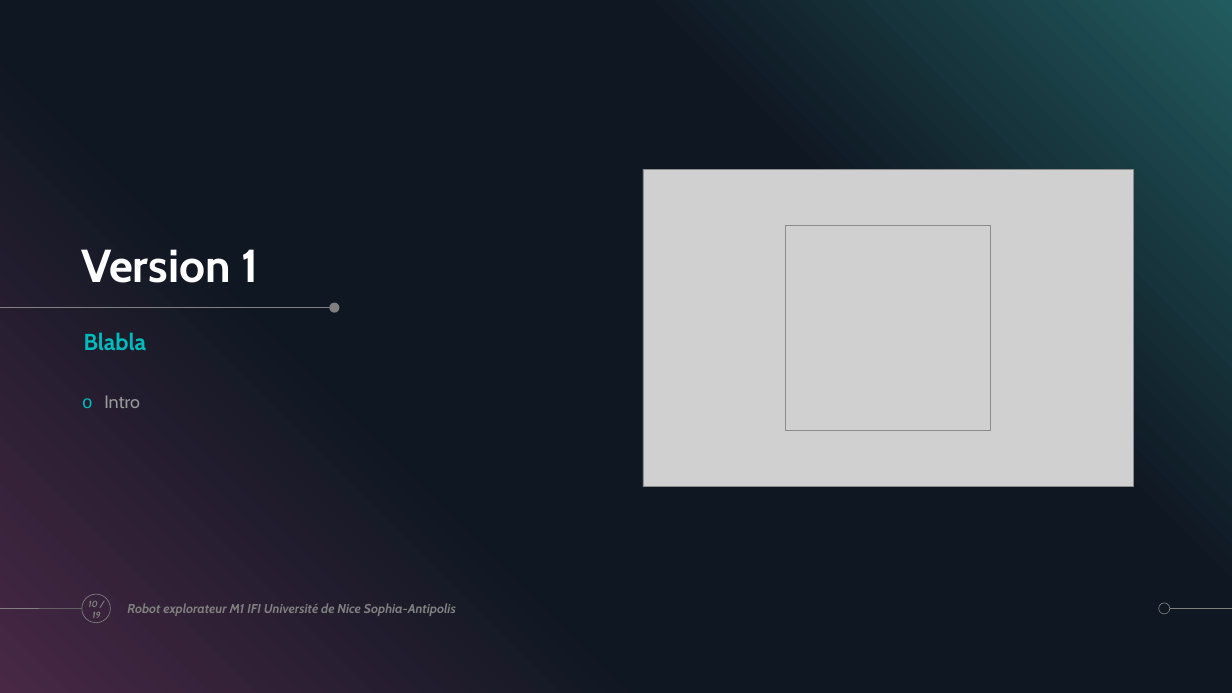
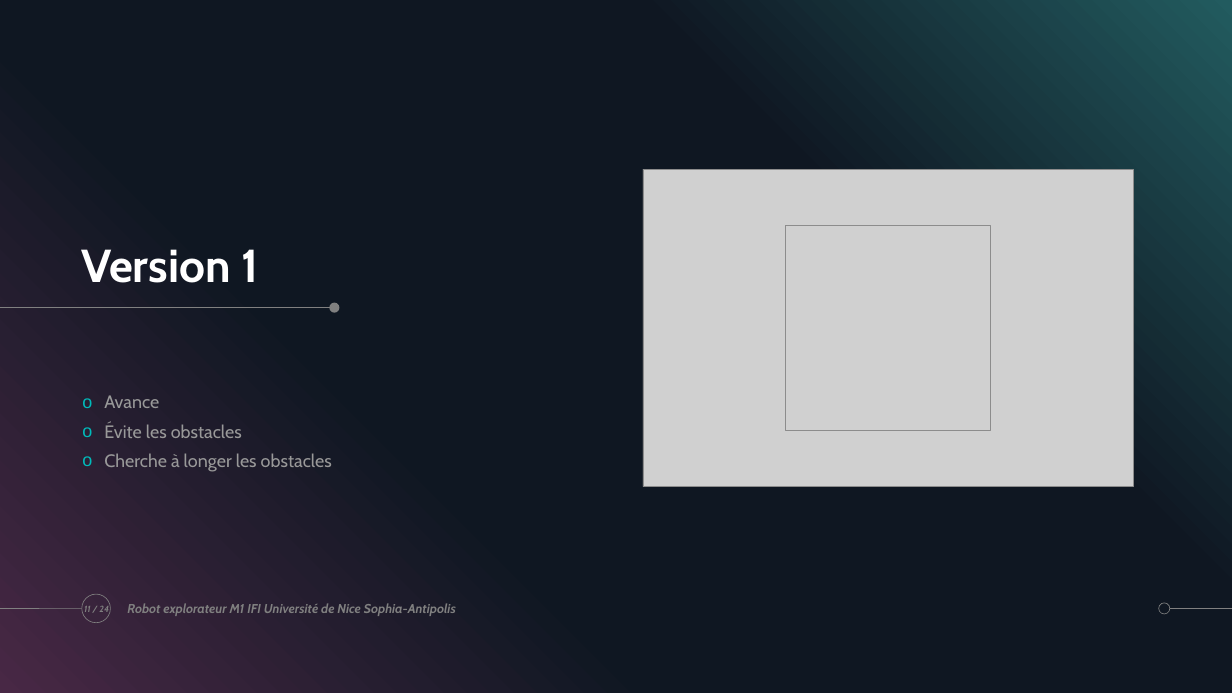
Before and after one commit to ChloeMaccarinelli/TER_M1_S2, a slide deck: slide 11 of doc/Diapo_LOTFI_MACCARINELLI_MARION.pptx (slide 10 before the commit). Drawn at 1232x693 pixels with LibreOffice and Linux fonts; fonts in the diff are those of the drawing; grey boxes stand for pictures; background and template pictures are left out. Boxes give left, top, right and bottom in pixels: in the first picture for what was removed or moved away, otherwise in the second. Text is boxed around its words. In the diff, an @@ line names an element or a change of style, - is before the commit and + after.

```diff
--- a/doc/Diapo_LOTFI_MACCARINELLI_MARION.pptx
+++ b/doc/Diapo_LOTFI_MACCARINELLI_MARION.pptx
@@ text removed at (84,332,147,350) @@
-Blabla
@@ text at (104,395,332,472): text changed @@
-o Intro
+o Avance
+o Évite les obstacles
+o Cherche à longer les obstacles
@@ page number at (84,606,109,615): text changed @@
-10 / 19
+11 / 24
```
Also in this commit, not shown: 5 other slides changed, 5 slides added, 1 other file.
